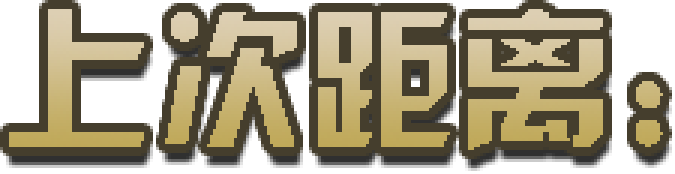
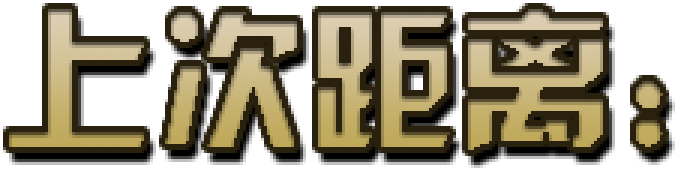
Comparing the layer stacks of the two 675 × 174 images. Changes:
pixels changed over bbox(0, 0, 675, 171) (layer not identified)
